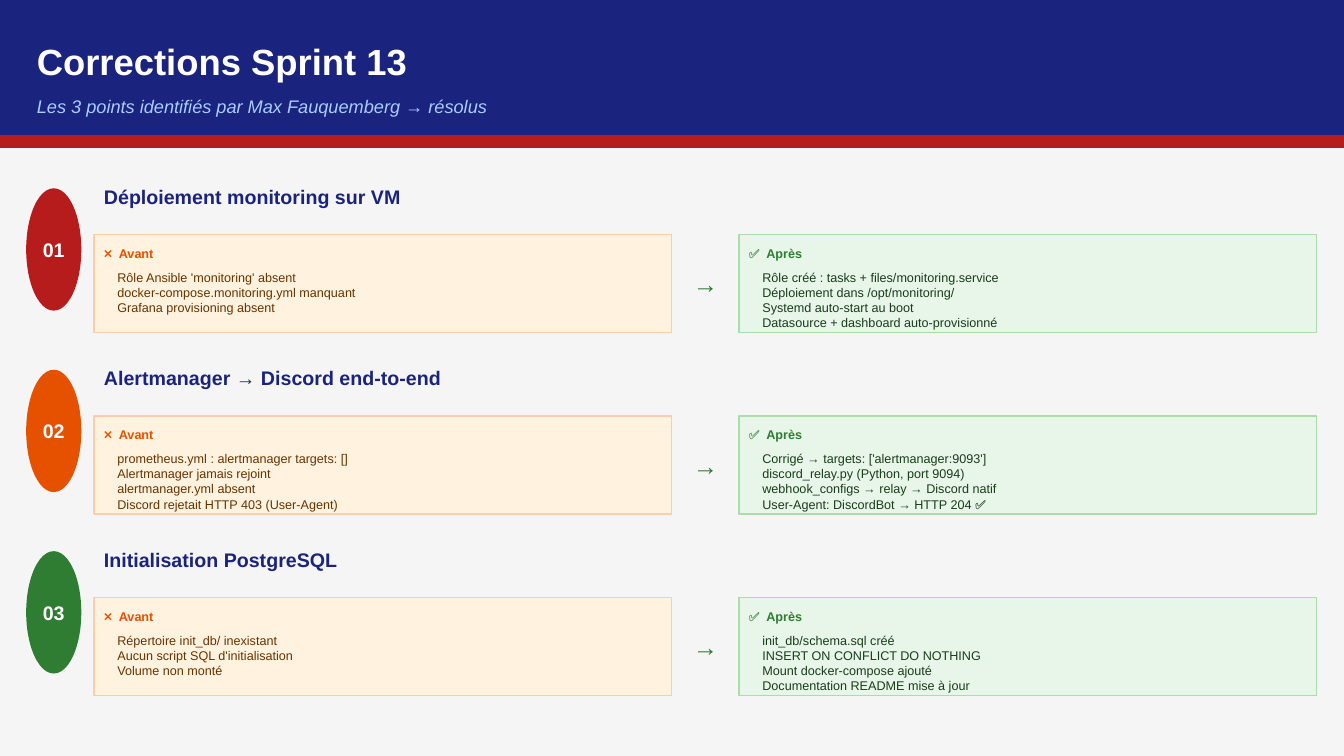
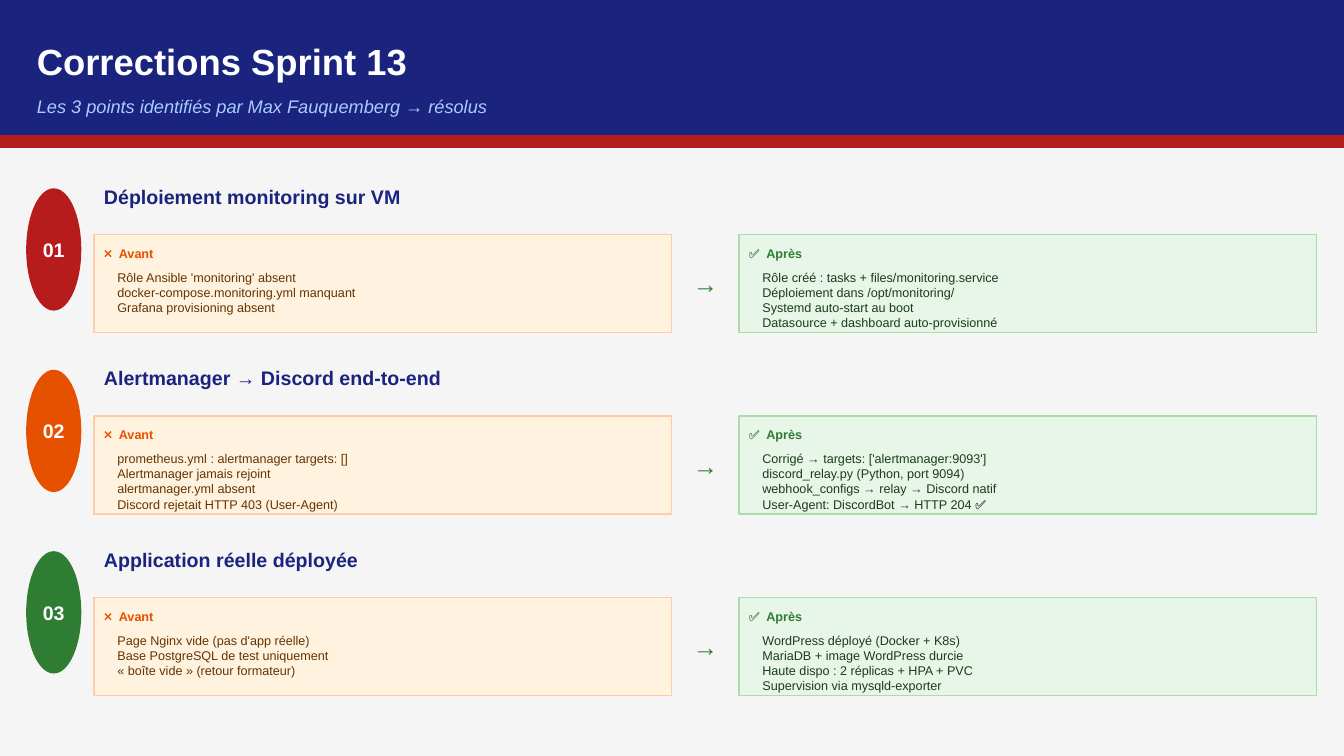
Before and after one commit to pilot-loicrich/iac-infra, a slide deck: slide 8 of documentation/Presentation_iac-infra_ASD.pptx. Drawn at 1344x756 pixels with LibreOffice and Linux fonts; fonts in the diff are those of the drawing. Boxes give left, top, right and bottom in pixels: in the first picture for what was removed or moved away, otherwise in the second. Text is boxed around its words. In the diff, an @@ line names an element or a change of style, - is before the commit and + after.

Commit message:
docs(pptx): update presentation for WordPress + MariaDB deployment

```diff
--- a/documentation/Presentation_iac-infra_ASD.pptx
+++ b/documentation/Presentation_iac-infra_ASD.pptx
@@ text at <box>104,552,358,571</box>: text changed @@
-Initialisation PostgreSQL
+Application réelle déployée
@@ text at <box>117,635,329,678</box>: text changed @@
-Répertoire init_db/ inexistant
-Aucun script SQL d'initialisation
-Volume non monté
+Page Nginx vide (pas d'app réelle)
+Base PostgreSQL de test uniquement
+« boîte vide » (retour formateur)
@@ text at <box>762,635,973,693</box>: text changed @@
-init_db/schema.sql créé
-INSERT ON CONFLICT DO NOTHING
-Mount docker-compose ajouté
-Documentation README mise à jour
+WordPress déployé (Docker + K8s)
+MariaDB + image WordPress durcie
+Haute dispo : 2 réplicas + HPA + PVC
+Supervision via mysqld-exporter
```
Also in this commit, not shown: 7 other slides changed.
